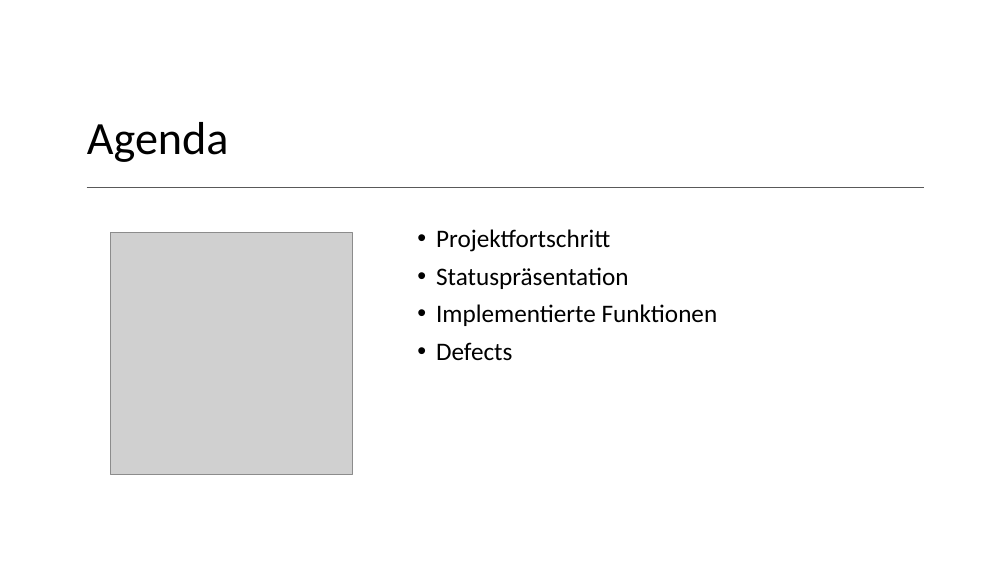
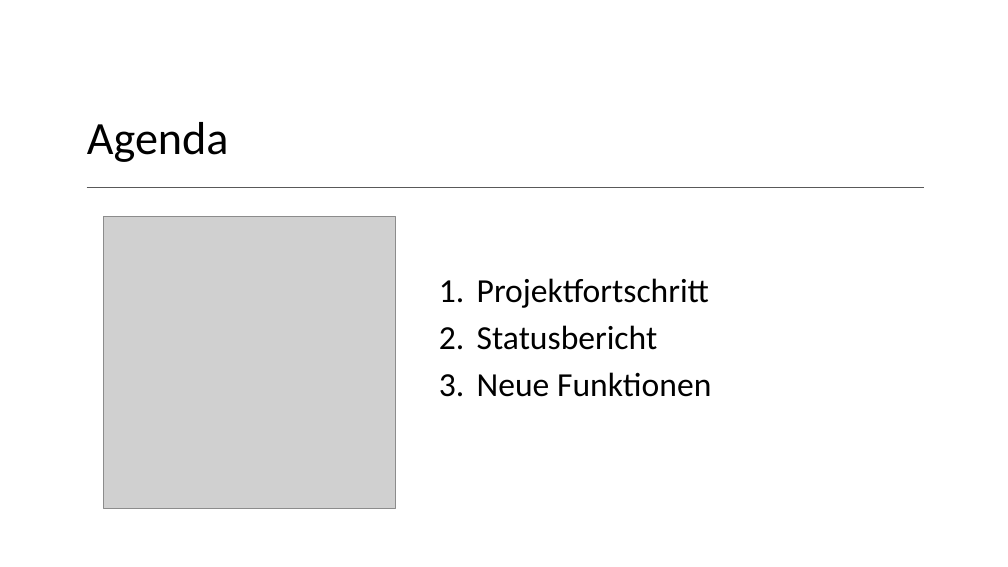
Before and after one commit to MeisterDanDan/Urban-Explorer, a slide deck: slide 3 of 05)Praesentationen/Status 2..pptx (slide 2 before the commit). Drawn at 1008x567 pixels with LibreOffice and Linux fonts; fonts in the diff are those of the drawing; grey boxes stand for pictures. Boxes give left, top, right and bottom in pixels: in the first picture for what was removed or moved away, otherwise in the second. Text is boxed around its words. In the diff, an @@ line names an element or a change of style, - is before the commit and + after.

Commit message:
neue Präsentation, Startseite angepasst

```diff
--- a/05)Praesentationen/Status 2..pptx
+++ b/05)Praesentationen/Status 2..pptx
@@ picture: place and size @@
-picture at bbox=[110, 232, 352, 474]
+picture at bbox=[104, 216, 396, 509]
@@ text "Projektfortschritt": place and size @@
-text "Projektfortschritt" at bbox=[436, 229, 718, 361]
+text "Projektfortschritt" at bbox=[477, 278, 711, 397]
@@ text at bbox=[477, 278, 709, 308]: size 24 to 32 pt in "Projektfortschritt"; bullet • to 1. @@
@@ text at bbox=[477, 325, 711, 397]: text changed; size 24 to 32 pt @@
-• Statuspräsentation
-• Implementierte Funktionen
-• Defects
+2. Statusbericht
+3. Neue Funktionen
```
Also in this commit, not shown: 2 other slides changed, 2 slides added, 1 slide removed, 7 other files.
